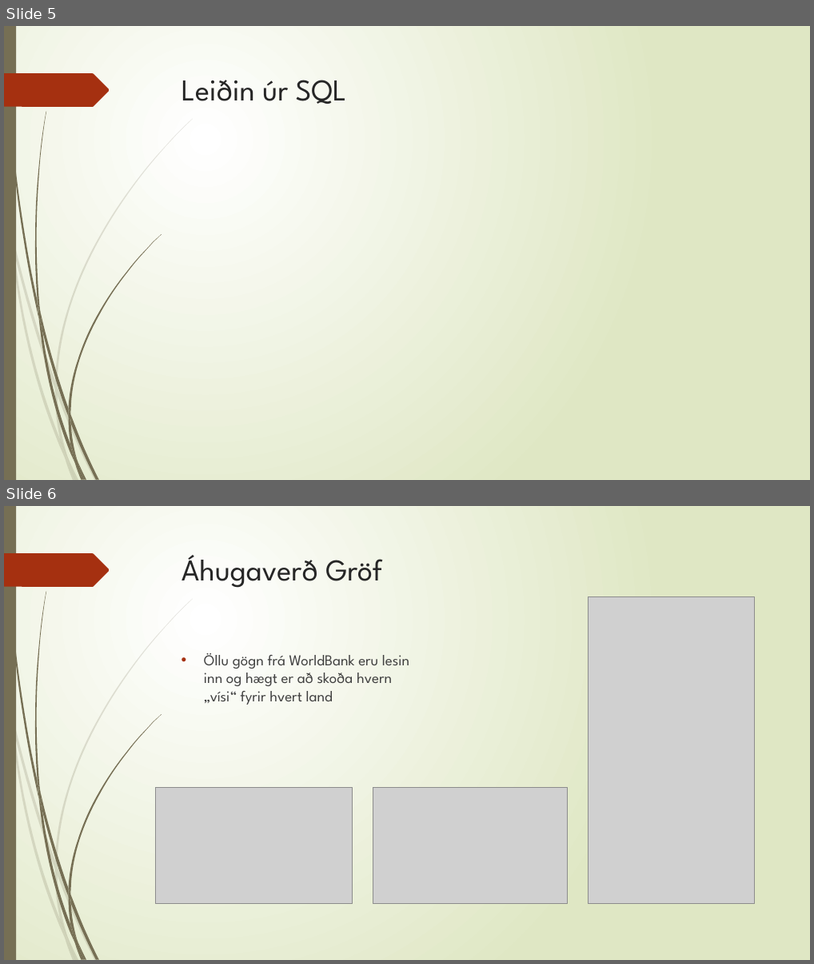
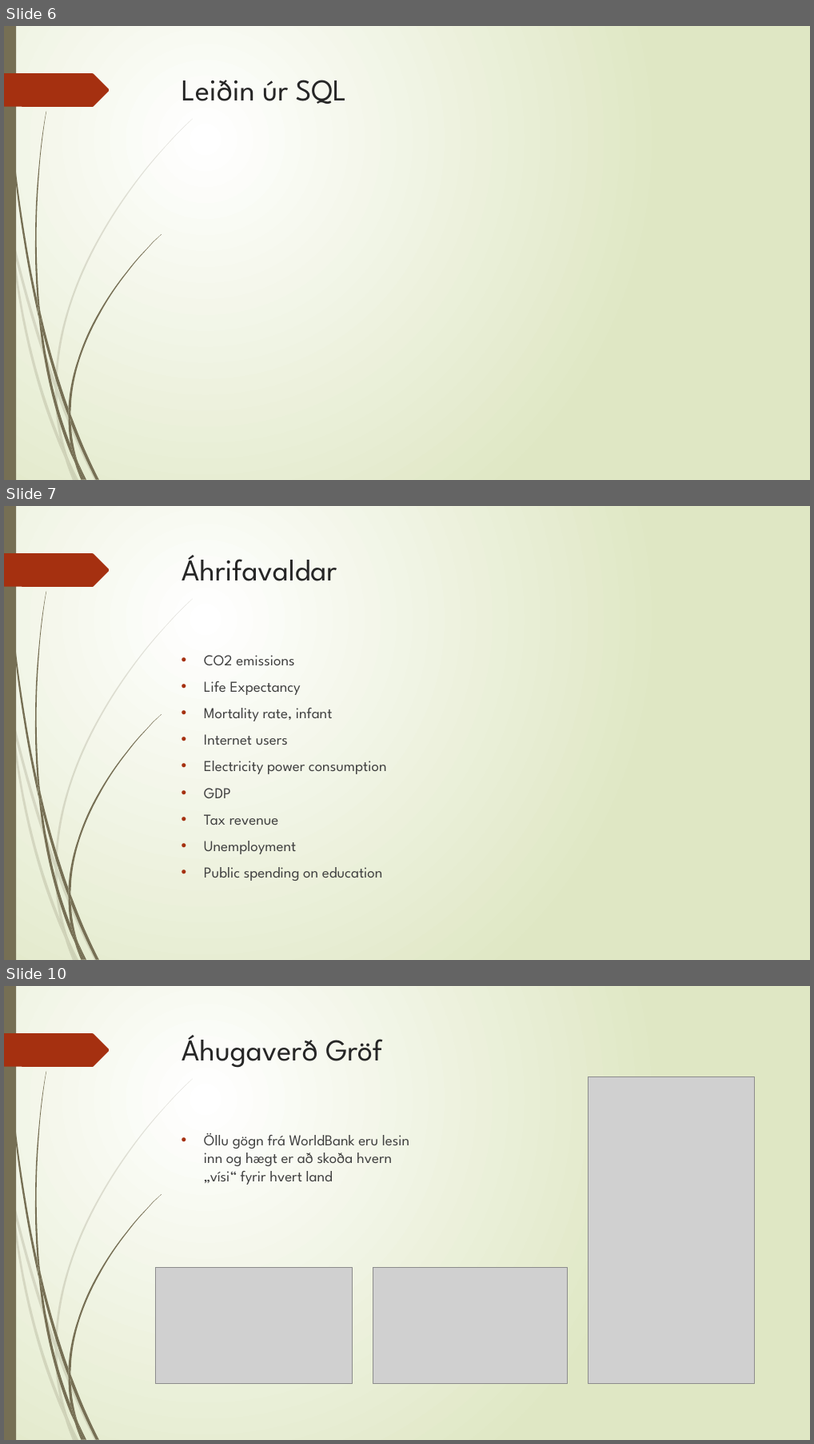
Before and after one commit to thortom/T-316-GAVI, a slide deck: Verkefni3/Kynning.pptx. Shown one above the other, each under a label of ours: slides 5 and 6 before the commit, slides 6, 7 and 10 after it; the slides between them are not shown. The pictures are 814x964 and 814x1444 pixels, drawn with LibreOffice and Linux fonts; fonts in the diff are those of the drawing; grey boxes stand for pictures. Boxes give left, top, right and bottom in pixels: in the first picture for what was removed or moved away, otherwise in the second. Text is boxed around its words. In the diff, an @@ line names an element or a change of style, - is before the commit and + after.

```diff
--- a/Verkefni3/Kynning.pptx
+++ b/Verkefni3/Kynning.pptx
@@ slide 7 added at (x1=4, y1=506, x2=810, y2=960), background gradient #FFFFFF to #DFE8C4; not listed: 24 template elements that a slide beside it also shows @@
@@ title added at (x1=182, y1=555, x2=337, y2=581), 36 pt, text #262626 @@
+Áhrifavaldar
@@ text added at (x1=204, y1=655, x2=387, y2=880), 18 pt, text #404040 @@
+• CO2 emissions
+• Life Expectancy
+• Mortality rate, infant
+• Internet users
+• Electricity power consumption
+• GDP
+• Tax revenue
+• Unemployment
+• Public spending on education
@@ what was slide 5 is now slide 6 @@
@@ what was slide 6 is now slide 10 @@
```
Also in this commit, not shown: 3 slides changed, 4 other slides added, 2 slides removed.
